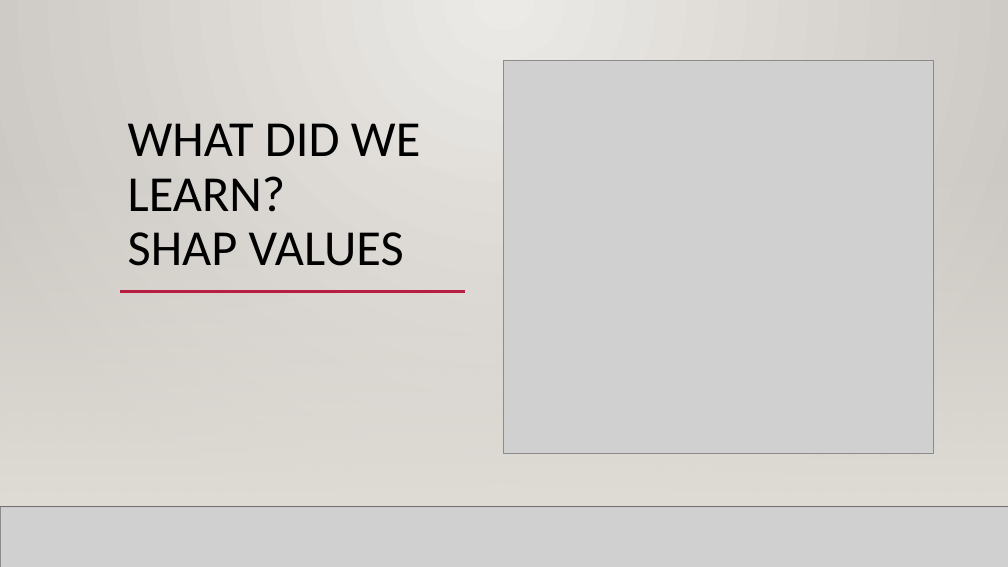
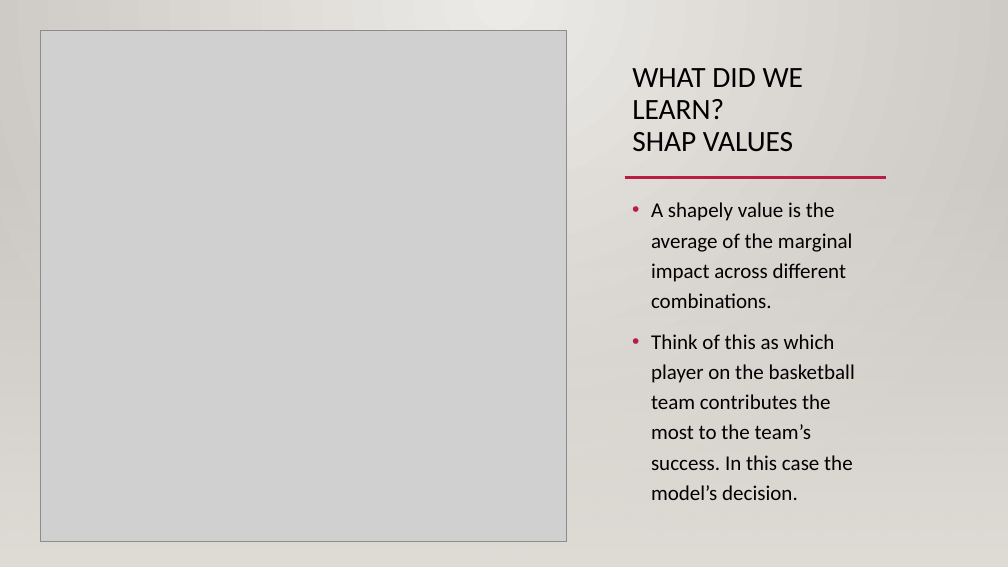
Before and after one commit to Daniel-Lazi00816/covid-19_fake_news_classifier, a slide deck: slide 6 of covid_fake_news_presentation.pptx. Drawn at 1008x567 pixels with LibreOffice and Linux fonts; fonts in the diff are those of the drawing; grey boxes stand for pictures; background and template pictures are left out. Boxes give left, top, right and bottom in pixels: in the first picture for what was removed or moved away, otherwise in the second. Text is boxed around its words. In the diff, an @@ line names an element or a change of style, - is before the commit and + after.

```diff
--- a/covid_fake_news_presentation.pptx
+++ b/covid_fake_news_presentation.pptx
@@ picture added at [41,31,566,542] @@
@@ title "WHAT DID WE LEARN? SHAP ...": place and size @@
-title "WHAT DID WE LEARN? SHAP ..." at [128,123,420,266]
+title "WHAT DID WE LEARN? SHAP ..." at [632,68,803,152]
@@ title "WHAT DID WE LEARN? SHAP ..." at [632,68,803,152]: size 48 to 28 pt; vertical alignment bottom to top @@
@@ picture removed at [504,60,934,454] @@
@@ rectangle: place and size @@
-rectangle at [0,167,1008,507]
+rectangle at [0,167,1008,567]
@@ rectangle removed at [0,167,1008,507] @@
@@ line added from (625, 178) to (886, 178), #B71E42 2.5 pt @@
@@ text added at [651,202,855,500], 20 pt, text #000000 @@
+• A shapely value is the average of the marginal impact across different combinations.
+• Think of this as which player on the basketball team contributes the most to the team’s success. In this case the model’s decision.
@@ line removed from (120, 292) to (465, 292) @@
@@ line removed from (200, 292) to (914, 292) @@
@@ line removed from (0, 507) to (1008, 507) @@
@@ picture removed at [0,507,1008,567] @@
@@ line removed from (0, 507) to (1008, 507) @@
```
Also in this commit, not shown: 4 other slides changed, 1 slide added, 2 other files.
